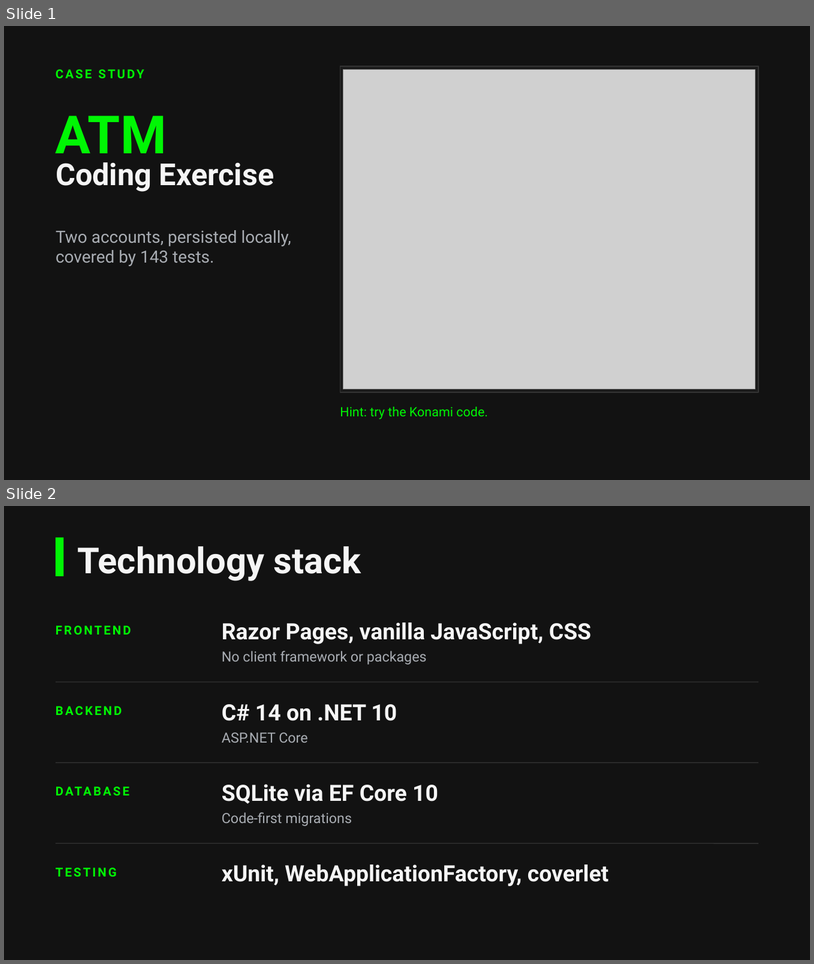
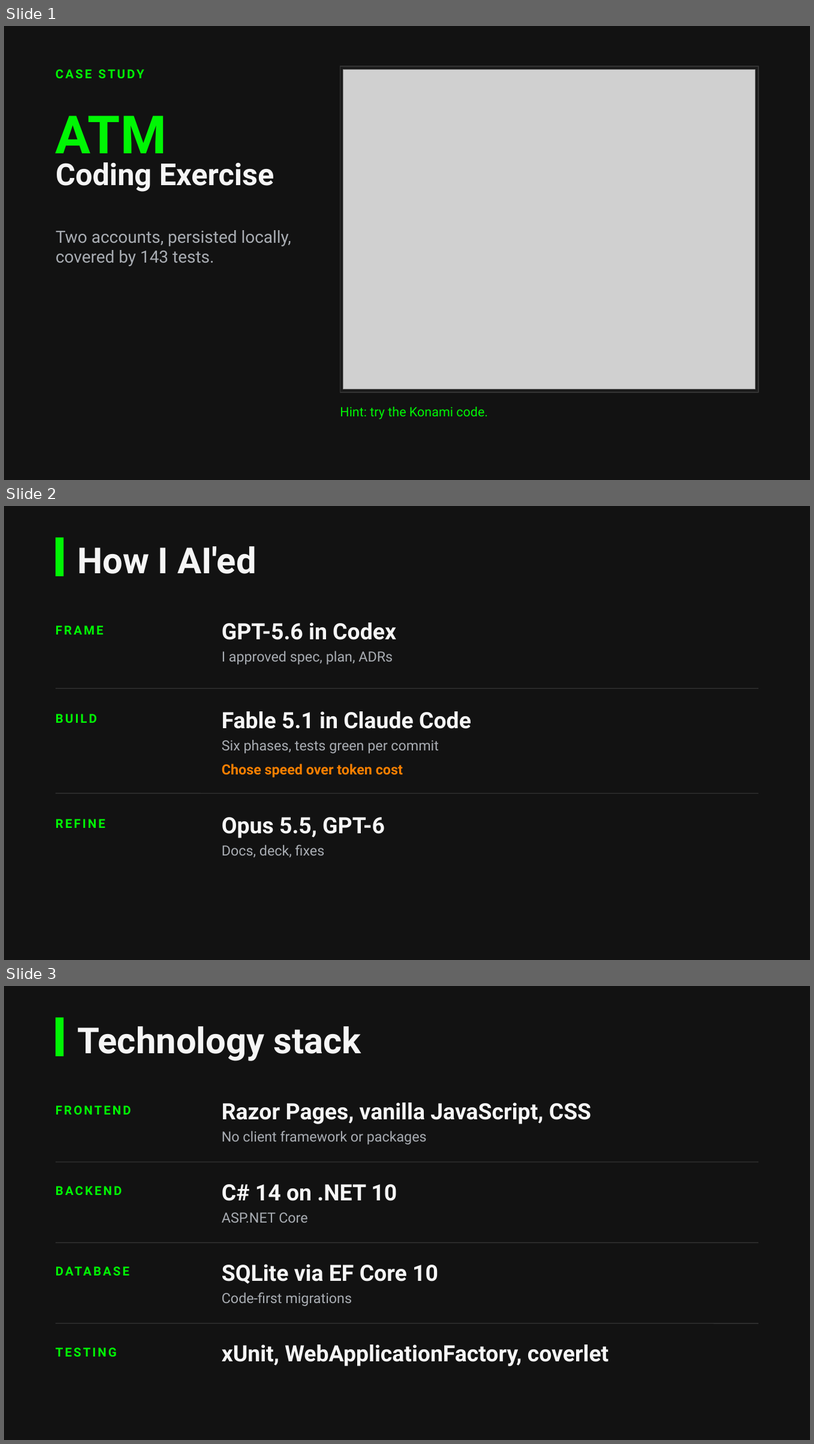
Before and after one commit to johndifini/atm, a slide deck: design/atm-deck.pptx. Shown one above the other, each under a label of ours: slides 1 and 2 before the commit, slides 1, 2 and 3 after it. The pictures are 814x964 and 814x1444 pixels, drawn with LibreOffice and Linux fonts; fonts in the diff are those of the drawing; grey boxes stand for pictures. Boxes give left, top, right and bottom in pixels: in the first picture for what was removed or moved away, otherwise in the second. Text is boxed around its words. In the diff, an @@ line names an element or a change of style, - is before the commit and + after.

```diff
--- a/design/atm-deck.pptx
+++ b/design/atm-deck.pptx
@@ slide 2 added at (4,506,810,960), background #121212 @@
@@ rectangle added at (56,537,63,576), fill #00F604 @@
@@ text added at (77,546,256,574), 32 pt, text #F5F5F5, bold @@
+How I AI'ed
@@ text added at (56,625,104,634), 11 pt, text #00F604, bold @@
+FRAME
@@ text added at (222,622,396,640), 20 pt, text #F5F5F5, bold @@
+GPT-5.6 in Codex
@@ text added at (222,651,393,664), 12.5 pt, text #A9ADB3 @@
+I approved spec, plan, ADRs
@@ line added from (56, 688) to (759, 688), #333333 0.75 pt @@
@@ text added at (56,714,97,723), 11 pt, text #00F604, bold @@
+BUILD
@@ text added at (222,711,471,729), 20 pt, text #F5F5F5, bold @@
+Fable 5.1 in Claude Code
@@ text added at (222,739,439,753), 12.5 pt, text #A9ADB3 @@
+Six phases, tests green per commit
@@ text added at (222,763,403,777), 12.5 pt, text #F67F00, bold @@
+Chose speed over token cost
@@ line added from (56, 793) to (759, 793), #333333 0.75 pt @@
@@ text added at (56,819,105,828), 11 pt, text #00F604, bold @@
+REFINE
@@ text added at (222,817,385,838), 20 pt, text #F5F5F5, bold @@
+Opus 5.5, GPT-6
@@ text added at (222,844,325,857), 12.5 pt, text #A9ADB3 @@
+Docs, deck, fixes
@@ what was slide 2 is now slide 3 @@
```
Also in this commit, not shown: 2 other files.
